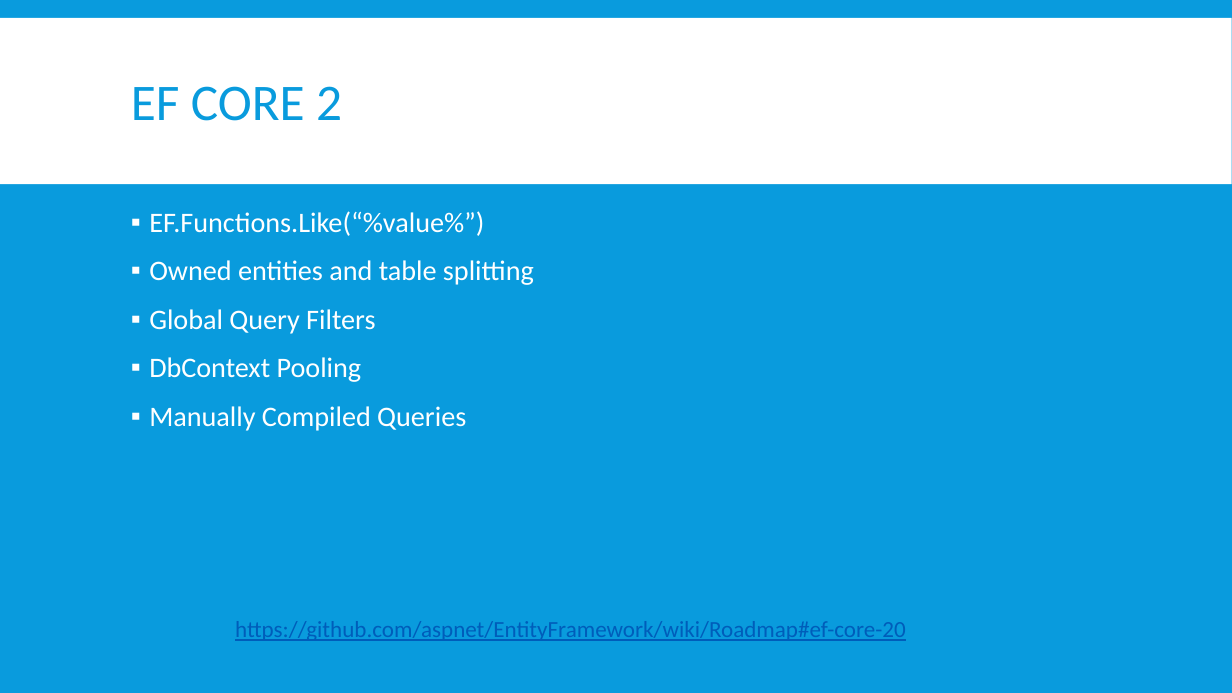
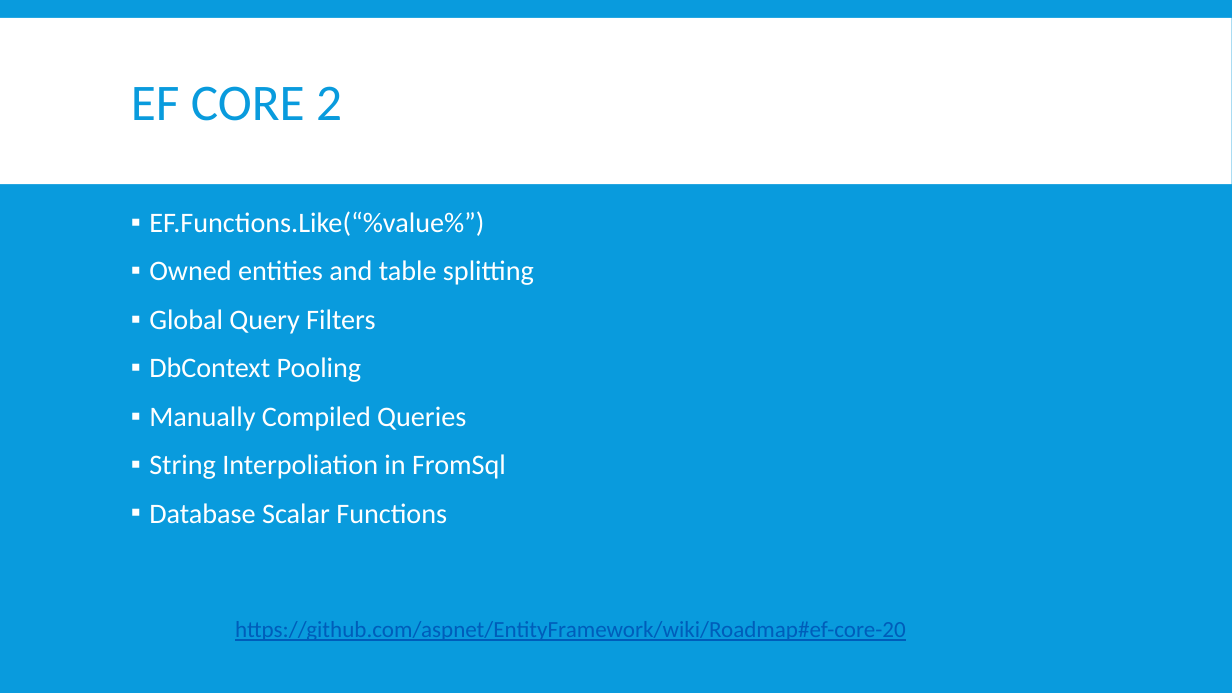
Before and after one commit to jwooley/EfCore, a slide deck: slide 14 of EfCoreGettingStarted.pptx. Drawn at 1232x693 pixels with LibreOffice and Linux fonts; fonts in the diff are those of the drawing. Boxes give left, top, right and bottom in pixels: in the first picture for what was removed or moved away, otherwise in the second. Text is boxed around its words. In the diff, an @@ line names an element or a change of style, - is before the commit and + after.

```diff
--- a/EfCoreGettingStarted.pptx
+++ b/EfCoreGettingStarted.pptx
@@ text at (149,454,506,524): paragraphs added @@
+▪ String Interpoliation in FromSql
+▪ Database Scalar Functions
```
Also in this commit, not shown: 2 other slides changed, 1 other file.
